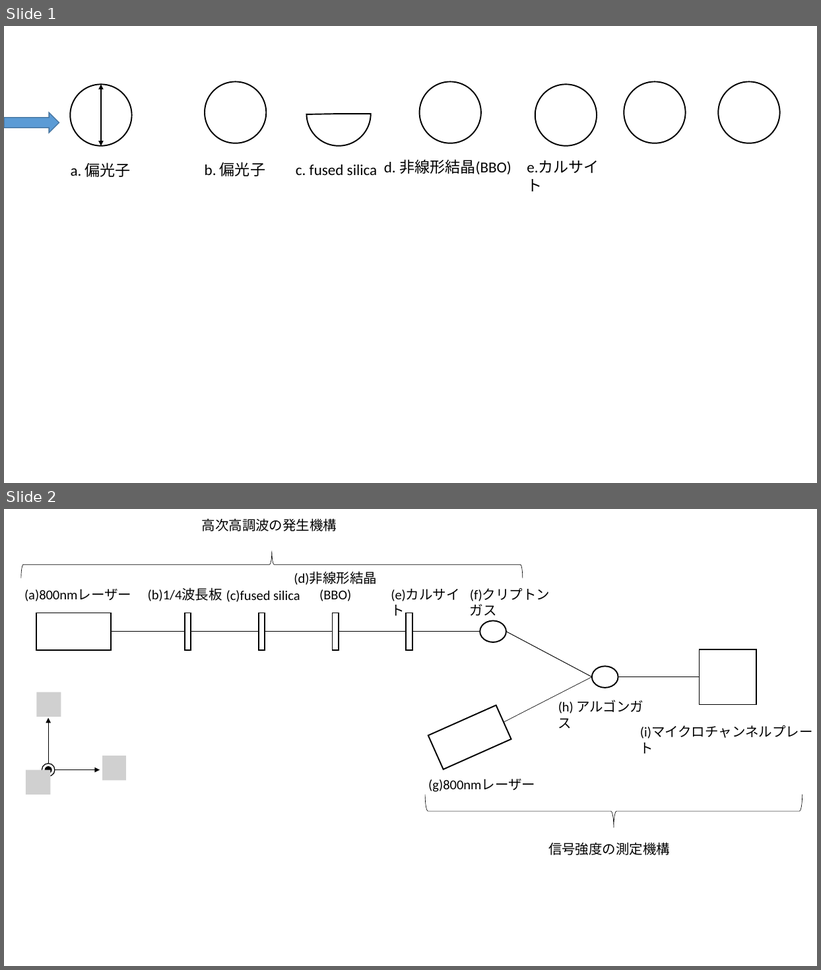
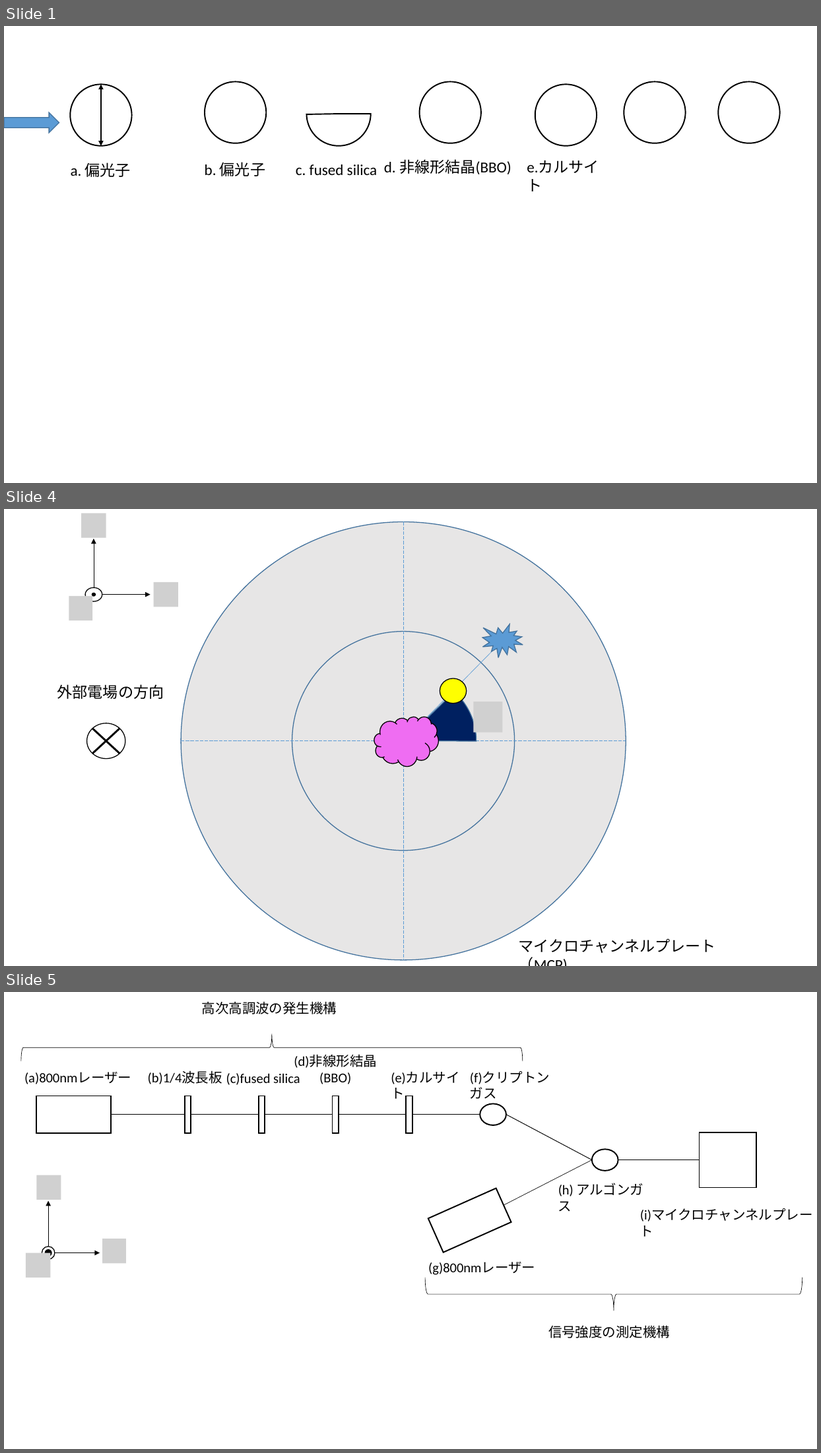
Before and after one commit to Appelingo/Data_Analyze, a slide deck: 図/図.pptx. Shown one above the other, each under a label of ours: slides 1 and 2 before the commit, slides 1, 4 and 5 after it; the slides between them are not shown. The pictures are 821x970 and 821x1453 pixels, drawn with LibreOffice and Linux fonts; fonts in the diff are those of the drawing; grey boxes stand for pictures. Boxes give left, top, right and bottom in pixels: in the first picture for what was removed or moved away, otherwise in the second. Text is boxed around its words. In the diff, an @@ line names an element or a change of style, - is before the commit and + after.

```diff
--- a/図/図.pptx
+++ b/図/図.pptx
@@ slide 4 added at [4, 509, 817, 966], background #FFFFFF @@
@@ picture added at [81, 513, 106, 537] @@
@@ ellipse added at [181, 522, 626, 960], fill #E7E6E6, outline #43739E 1 pt @@
@@ line added from (403, 522) to (403, 960), #5B9BD5 0.5 pt dashed @@
@@ arrow added from (94, 594) to (94, 539), #000000 0.5 pt @@
@@ ellipse added at [85, 588, 102, 601], fill #FFFFFF, outline #000000 1 pt @@
@@ picture added at [153, 582, 178, 607] @@
@@ picture added at [69, 596, 92, 621] @@
@@ ellipse added at [92, 593, 95, 596], fill #000000, outline #000000 1 pt @@
@@ arrow added from (94, 594) to (151, 594), #000000 0.5 pt @@
@@ irregular seal added at [483, 625, 523, 658], fill #5B9BD5, outline #43739E 1 pt @@
@@ ellipse added at [292, 632, 516, 851], fill #E7E6E6, outline #43739E 1 pt @@
@@ line added from (404, 741) to (502, 642), #5B9BD5 0.5 pt @@
@@ text added at [57, 685, 164, 699], 18 pt, text #000000 @@
+外部電場の方向
@@ pie slice (boxed as its full ellipse) added at [331, 673, 476, 809], fill #002060, outline #43739E 1 pt @@
@@ ellipse added at [440, 679, 467, 704], fill #FFFF00, outline #000000 1 pt @@
@@ picture added at [474, 702, 503, 732] @@
@@ ellipse added at [87, 723, 125, 759], fill #FFFFFF, outline #000000 1 pt @@
@@ cloud added at [374, 717, 438, 767], fill #EF6DF2, outline #000000 1 pt @@
@@ line added from (92, 729) to (120, 754), #000000 2.25 pt @@
@@ line added from (92, 754) to (120, 729), #000000 2.25 pt @@
@@ line added from (181, 741) to (626, 741), #5B9BD5 0.5 pt dashed @@
@@ text added at [519, 939, 716, 953], 18 pt, text #000000 @@
+マイクロチャンネルプレート（MCP)
@@ what was slide 2 is now slide 5 @@
```
Also in this commit, not shown: 2 slides changed, 3 other slides added, 11 other files.
